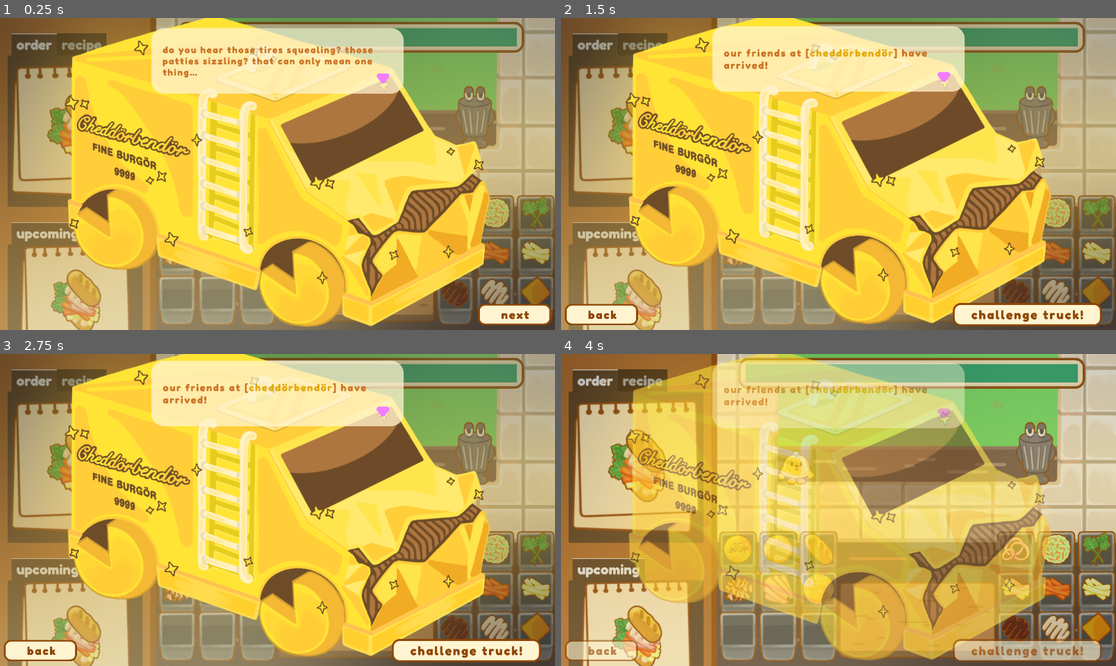
Above: before the commit, frames 1-4 (two rows, left to right).
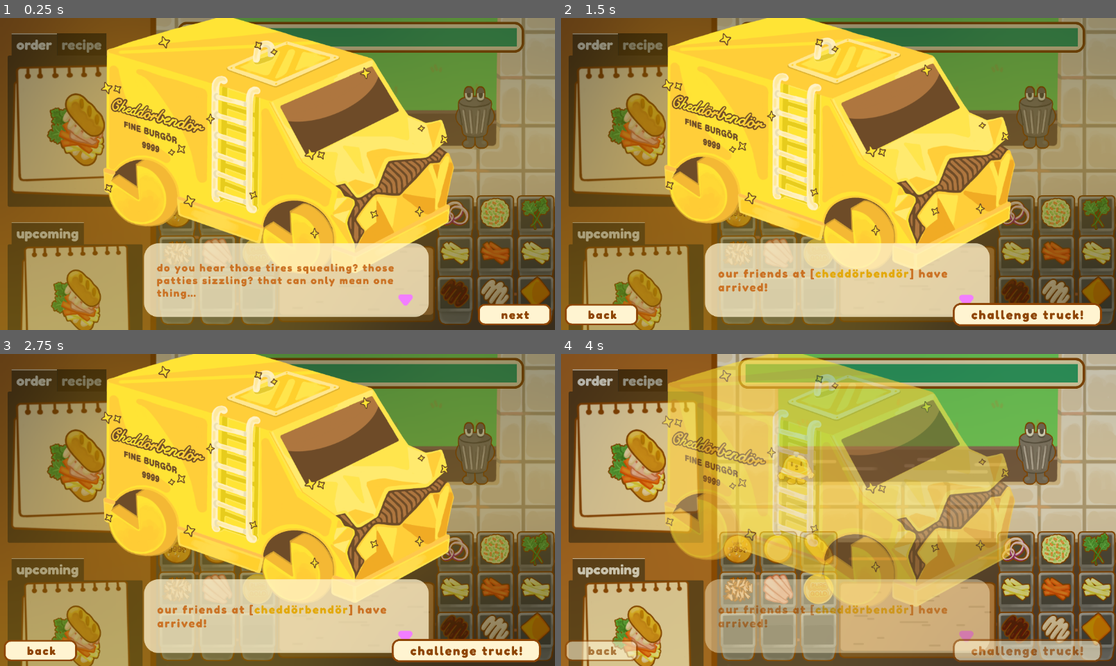
Above: after the commit, the same moments.

Repository: Gus700/FoodTruckBattles
Game: Godot game, scene res://scenes/level3.tscn
Two runs of this game, one before a commit and one after it. Both use one fixed random seed, a clock stepped at 60 frames per second and the inputs below. This scene is started directly instead of the project's main scene.
Inputs (mouse positions are in pixels of both pictures, inside the frame that each line leads up to):
- Up to frame 1 (0.25 s): no input
- Up to frame 2 (1.5 s): click (1077, 314) at 0.5 s; click (738, 211) at 1.27 s
- Up to frame 3 (2.75 s): click (233, 466) at 2 s
- Up to frame 4 (4 s): click (1038, 453) at 2.75 s; click (1027, 650) at 3.5 s

The runs differ from the first frame. In frame 1, 78% of the frame differs, in the area x 0-100%, y 0-100%; in frame 2, 76%; in frame 3, 76%; in frame 4, 52%.

Commit message:
truck intro formatting

Diff:
--- a/scenes/Level.tscn
+++ b/scenes/Level.tscn
@@ -108,58 +108,10 @@
 tracks/0/type = "value"
 tracks/0/imported = false
 tracks/0/enabled = true
-tracks/0/path = NodePath("textBubble:position")
+tracks/0/path = NodePath(".:modulate")
 tracks/0/interp = 1
 tracks/0/loop_wrap = true
 tracks/0/keys = {
-"times": PackedFloat32Array(0),
-"transitions": PackedFloat32Array(1),
-"update": 0,
-"values": [Vector2(0, 10)]
-}
-tracks/1/type = "value"
-tracks/1/imported = false
-tracks/1/enabled = true
-tracks/1/path = NodePath("textBubble:rotation")
-tracks/1/interp = 1
-tracks/1/loop_wrap = true
-tracks/1/keys = {
-"times": PackedFloat32Array(0),
-"transitions": PackedFloat32Array(1),
-"update": 0,
-"values": [0.0]
-}
-tracks/2/type = "value"
-tracks/2/imported = false
-tracks/2/enabled = true
-tracks/2/path = NodePath("backgroundImage:position")
-tracks/2/interp = 1
-tracks/2/loop_wrap = true
-tracks/2/keys = {
-"times": PackedFloat32Array(0),
-"transitions": PackedFloat32Array(1),
-"update": 0,
-"values": [Vector2(0, 0)]
-}
-tracks/3/type = "value"
-tracks/3/imported = false
-tracks/3/enabled = true
-tracks/3/path = NodePath("backgroundImage:rotation")
-tracks/3/interp = 1
-tracks/3/loop_wrap = true
-tracks/3/keys = {
-"times": PackedFloat32Array(0),
-"transitions": PackedFloat32Array(1),
-"update": 0,
-"values": [0.0]
-}
-tracks/4/type = "value"
-tracks/4/imported = false
-tracks/4/enabled = true
-tracks/4/path = NodePath(".:modulate")
-tracks/4/interp = 1
-tracks/4/loop_wrap = true
-tracks/4/keys = {
 "times": PackedFloat32Array(0),
 "transitions": PackedFloat32Array(1),
 "update": 0,
@@ -187,46 +139,22 @@
 tracks/0/type = "value"
 tracks/0/imported = false
 tracks/0/enabled = true
-tracks/0/path = NodePath("textBubble:position")
+tracks/0/path = NodePath("backgroundImage:position")
 tracks/0/interp = 1
 tracks/0/loop_wrap = true
 tracks/0/keys = {
 "times": PackedFloat32Array(0, 1),
 "transitions": PackedFloat32Array(1, 1),
 "update": 0,
-"values": [Vector2(0, 24), Vector2(0, 10)]
+"values": [Vector2(0, 0), Vector2(0, -25)]
 }
 tracks/1/type = "value"
 tracks/1/imported = false
-tracks/1/enabled = false
-tracks/1/path = NodePath("textBubble:rotation")
+tracks/1/enabled = true
+tracks/1/path = NodePath("backgroundImage:rotation")
 tracks/1/interp = 1
 tracks/1/loop_wrap = true
 tracks/1/keys = {
-"times": PackedFloat32Array(0, 1),
-"transitions": PackedFloat32Array(1, 1),
-"update": 0,
-"values": [0.0, 0.0]
-}
-tracks/2/type = "value"
-tracks/2/imported = false
-tracks/2/enabled = true
-tracks/2/path = NodePath("backgroundImage:position")
-tracks/2/interp = 1
-tracks/2/loop_wrap = true
-tracks/2/keys = {
-"times": PackedFloat32Array(0, 1),
-"transitions": PackedFloat32Array(1, 1),
-"update": 0,
-"values": [Vector2(0, 0), Vector2(0, -25)]
-}
-tracks/3/type = "value"
-tracks/3/imported = false
-tracks/3/enabled = true
-tracks/3/path = NodePath("backgroundImage:rotation")
-tracks/3/interp = 1
-tracks/3/loop_wrap = true
-tracks/3/keys = {
 "times": PackedFloat32Array(0, 1),
 "transitions": PackedFloat32Array(1, 1),
 "update": 0,
@@ -615,6 +543,7 @@
 textImgs = Array[Texture2D]([ExtResource("37_7qkv8"), ExtResource("38_562ku")])
 
 [node name="bg" type="TextureRect" parent="TruckIntro"]
+modulate = Color(0.341176, 0.168627, 0.290196, 1)
 self_modulate = Color(1, 1, 1, 0.509804)
 layout_mode = 1
 anchors_preset = 15
@@ -630,8 +559,7 @@
 anchors_preset = -1
 anchor_right = 1.0
 anchor_bottom = 1.0
-offset_top = -25.0
-offset_bottom = -25.0
+offset_bottom = -110.0
 grow_horizontal = 2
 grow_vertical = 2
 texture = ExtResource("40_gj3sy")
@@ -641,12 +569,17 @@
 [node name="textBubble" type="TextureRect" parent="TruckIntro"]
 layout_mode = 1
 anchors_preset = -1
-anchor_top = 0.0154321
-anchor_right = 1.0
-anchor_bottom = 0.225309
+anchor_left = 0.25934
+anchor_top = 0.722346
+anchor_right = 0.77334
+anchor_bottom = 0.970346
+offset_left = 0.23999
+offset_top = -0.0800171
+offset_right = 0.111877
+offset_bottom = 0.215942
 texture = ExtResource("37_7qkv8")
 expand_mode = 1
-stretch_mode = 5
+stretch_mode = 4
 metadata/_edit_use_anchors_ = true
 
 [node name="TextureButton" type="TextureButton" parent="TruckIntro"]
--- a/scenes/Level1.tscn
+++ b/scenes/Level1.tscn
@@ -74,5 +74,28 @@
 [node name="SelectableIngredient3" parent="Ingredients Area/RightIngr/HBoxContainer3" index="2"]
 ingrResource = ExtResource("13_7o5r7")
 
+[node name="bg" parent="TruckIntro" index="0"]
+modulate = Color(0.290196, 0.145098, 0.243137, 1)
+
+[node name="textBubble" parent="TruckIntro" index="2"]
+clip_contents = true
+custom_minimum_size = Vector2(0.176, 0)
+layout_direction = 2
+anchor_left = 0.253924
+anchor_top = 0.709975
+anchor_right = 0.776924
+anchor_bottom = 0.950321
+offset_left = 0.47995
+offset_top = -0.0640259
+offset_right = -0.0160522
+offset_bottom = 0.231995
+grow_horizontal = 0
+grow_vertical = 2
+expand_mode = 5
+stretch_mode = 5
+
 [node name="TryAgain" parent="GameOverScreen" index="2"]
 dest = "Level1"
+
+[node name="Next" parent="CompletionScreen" index="2"]
+visible = false
--- a/scenes/Level2.tscn
+++ b/scenes/Level2.tscn
@@ -72,6 +72,7 @@
 textImgs = Array[Texture2D]([ExtResource("2_r21te"), ExtResource("3_stvhd")])
 
 [node name="bg" parent="TruckIntro" index="0"]
+modulate = Color(0.145098, 0.00392157, 0.717647, 1)
 texture = ExtResource("4_byxme")
 
 [node name="backgroundImage" parent="TruckIntro" index="1"]
--- a/scenes/Level5.tscn
+++ b/scenes/Level5.tscn
@@ -78,6 +78,7 @@
 textImgs = Array[Texture2D]([ExtResource("2_r2m43"), ExtResource("3_pdv7d")])
 
 [node name="bg" parent="TruckIntro" index="0"]
+modulate = Color(0.341176, 0.0509804, 0.831373, 1)
 texture = ExtResource("4_6q7mr")
 
 [node name="backgroundImage" parent="TruckIntro" index="1"]
--- a/scenes/Level6.tscn
+++ b/scenes/Level6.tscn
@@ -79,6 +79,7 @@
 textImgs = Array[Texture2D]([ExtResource("2_xwlcu"), ExtResource("3_25sa2")])
 
 [node name="bg" parent="TruckIntro" index="0"]
+modulate = Color(0.466667, 0.658824, 0.831373, 1)
 texture = ExtResource("4_0np1m")
 
 [node name="backgroundImage" parent="TruckIntro" index="1"]
--- a/scenes/Level7.tscn
+++ b/scenes/Level7.tscn
@@ -7,18 +7,18 @@
 [ext_resource type="Resource" uid="uid://bvkgm81e2xg7p" path="res://resourceData/orders/toughbara.tres" id="3_q15un"]
 [ext_resource type="Resource" uid="uid://bavspb8l54tqa" path="res://resourceData/orders/softybara.tres" id="4_4ogcl"]
 [ext_resource type="Texture2D" uid="uid://ebco5bmwsec1" path="res://assets/loreScenes/lore_bg/tacobara_bg.png" id="4_rdcfa"]
-[ext_resource type="Resource" path="res://resourceData/ingredients/pinkShellTaco.tres" id="5_sdhhr"]
+[ext_resource type="Resource" uid="uid://d1p74p14my8bs" path="res://resourceData/ingredients/pinkShellTaco.tres" id="5_sdhhr"]
 [ext_resource type="Texture2D" uid="uid://c5skiy27mknq8" path="res://assets/trucks/capybara.png" id="5_uvm25"]
-[ext_resource type="Resource" path="res://resourceData/ingredients/brownShellTaco.tres" id="6_25xkj"]
-[ext_resource type="Resource" uid="uid://jj5kofrkq6ih" path="res://resourceData/ingredients/brownTortilla.tres" id="7_i1nsj"]
+[ext_resource type="Resource" uid="uid://liu58y1m34xa" path="res://resourceData/ingredients/brownShellTaco.tres" id="6_25xkj"]
+[ext_resource type="Resource" uid="uid://jj5kofrkq6ih" path="res://resourceData/ingredients/browntortilla.tres" id="7_i1nsj"]
 [ext_resource type="Resource" uid="uid://dp6bqwo157oj8" path="res://resourceData/ingredients/clownPatty.tres" id="8_pom7d"]
-[ext_resource type="Resource" path="res://resourceData/ingredients/mayo.tres" id="9_0kj24"]
-[ext_resource type="Resource" path="res://resourceData/ingredients/bbqSauce.tres" id="10_nistg"]
+[ext_resource type="Resource" uid="uid://bpo4so40qeqbh" path="res://resourceData/ingredients/mayo.tres" id="9_0kj24"]
+[ext_resource type="Resource" uid="uid://rgkch6dt04nr" path="res://resourceData/ingredients/bbqSauce.tres" id="10_nistg"]
 [ext_resource type="Resource" uid="uid://d11s23kskfx4h" path="res://resourceData/ingredients/mustard.tres" id="11_3wnqp"]
-[ext_resource type="Resource" path="res://resourceData/ingredients/cilantro.tres" id="12_g2l3d"]
+[ext_resource type="Resource" uid="uid://bfnpj8a772bl2" path="res://resourceData/ingredients/cilantro.tres" id="12_g2l3d"]
 [ext_resource type="Resource" uid="uid://jmfdb4rty8s5" path="res://resourceData/ingredients/tomato.tres" id="12_lcxgu"]
-[ext_resource type="Resource" path="res://resourceData/ingredients/onion.tres" id="13_i0xdn"]
-[ext_resource type="Resource" path="res://resourceData/ingredients/dillPickle.tres" id="14_7uj3o"]
+[ext_resource type="Resource" uid="uid://beoi7683xyww1" path="res://resourceData/ingredients/onion.tres" id="13_i0xdn"]
+[ext_resource type="Resource" uid="uid://hl7y2eh3u60i" path="res://resourceData/ingredients/dillPickle.tres" id="14_7uj3o"]
 [ext_resource type="Resource" uid="uid://dkeqkklgytq5d" path="res://resourceData/ingredients/rainbowCheese.tres" id="16_q7oad"]
 
 [node name="Level" instance=ExtResource("1_it4gc")]
--- a/scenes/Level8.tscn
+++ b/scenes/Level8.tscn
@@ -83,6 +83,7 @@
 textImgs = Array[Texture2D]([ExtResource("2_6hp67"), ExtResource("3_d1idi")])
 
 [node name="bg" parent="TruckIntro" index="0"]
+modulate = Color(0.0470588, 0.0313726, 0, 1)
 texture = ExtResource("4_6ctwv")
 
 [node name="backgroundImage" parent="TruckIntro" index="1"]
--- a/scenes/level3.tscn
+++ b/scenes/level3.tscn
@@ -84,6 +84,7 @@
 textImgs = Array[Texture2D]([ExtResource("5_xwk3i"), ExtResource("6_3ah1w")])
 
 [node name="bg" parent="TruckIntro" index="0"]
+modulate = Color(0.584314, 0.529412, 0.0705882, 1)
 texture = ExtResource("7_v8rrq")
 
 [node name="backgroundImage" parent="TruckIntro" index="1"]
Not shown: 1 places in scenes/Level1.tscn that only renumber resources
Not shown: 1 places in scenes/Level2.tscn that only renumber resources
Not shown: 1 places in scenes/Level4.tscn that only renumber resources
Not shown: 1 places in scenes/Level5.tscn that only renumber resources
Not shown: 1 places in scenes/Level6.tscn that only renumber resources
Not shown: 1 places in scenes/Level8.tscn that only renumber resources
Not shown: 1 places in scenes/level3.tscn that only renumber resources
